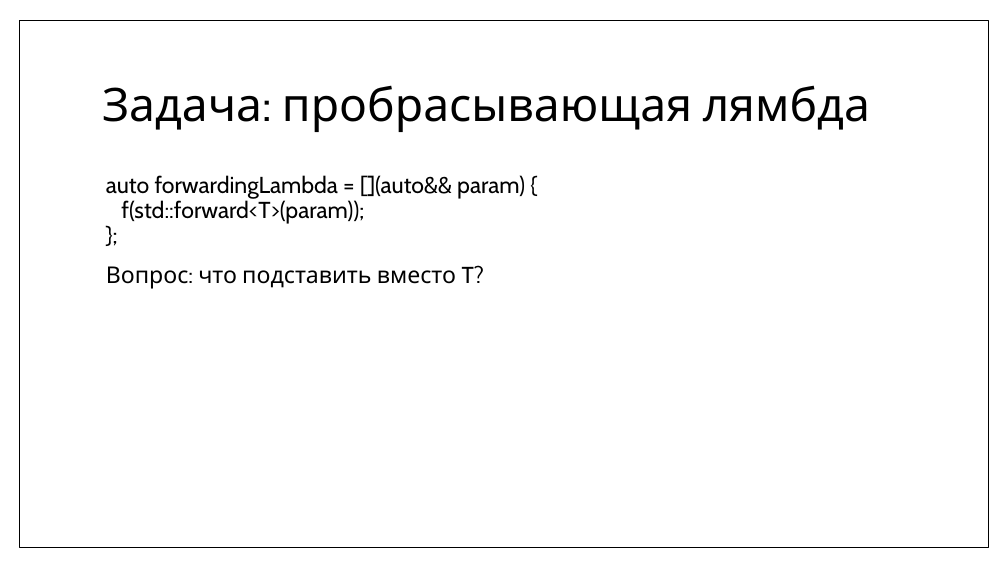
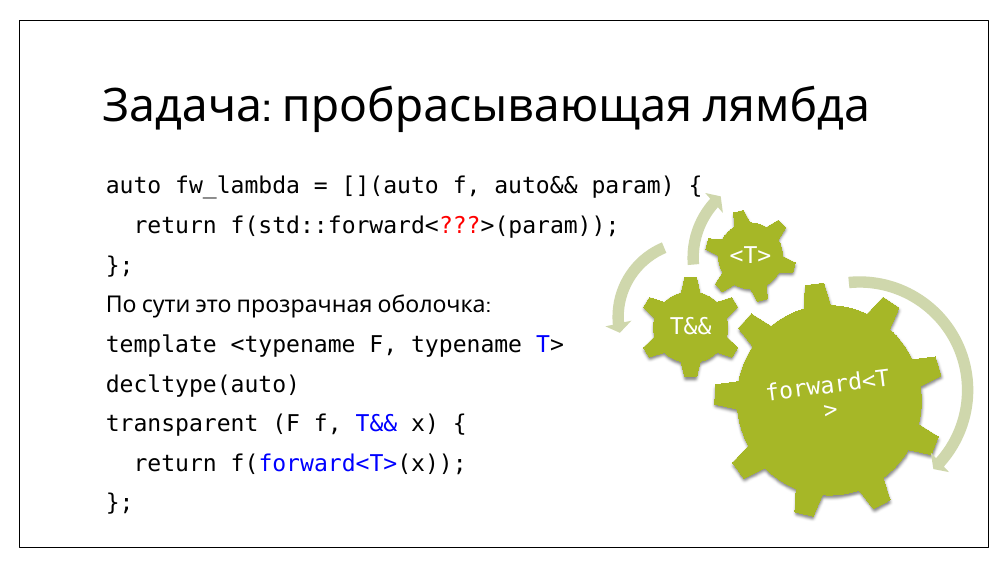
Before and after one commit to MIPT-ILab/cpp-lects-rus, a slide deck: slide 15 of slides/lec2-7-lambdas.pptx (slide 9 before the commit). Drawn at 1008x567 pixels with LibreOffice and Linux fonts; fonts in the diff are those of the drawing. Boxes give left, top, right and bottom in pixels: in the first picture for what was removed or moved away, otherwise in the second. Text is boxed around its words. In the diff, an @@ line names an element or a change of style, - is before the commit and + after.

Commit message:
Some code and improved slides for lambda talk

```diff
--- a/slides/lec2-7-lambdas.pptx
+++ b/slides/lec2-7-lambdas.pptx
@@ text at box(106, 175, 675, 475): text changed; font Cabin to DejaVu Sans Mono @@
-auto forwardingLambda = [](auto&& param) {
-f(std::forward<T>(param));
-};
-Вопрос: что подставить вместо T?
+auto fw_lambda = [](auto f, auto&& param) {
+return f(std::forward<???>(param));
+};
+По сути это прозрачная оболочка:
+template <typename F, typename T>
+decltype(auto)
+transparent (F f, T&& x) {
+return f(forward<T>(x));
+};
@@ group added at box(605, 163, 981, 532): 3 gears, 3 texts, 2 circular arrows, 1 left circular arrow @@
+forward<T>
+T&&
+<T>
```
Also in this commit, not shown: 13 other slides changed, 14 slides added, 10 other files.
